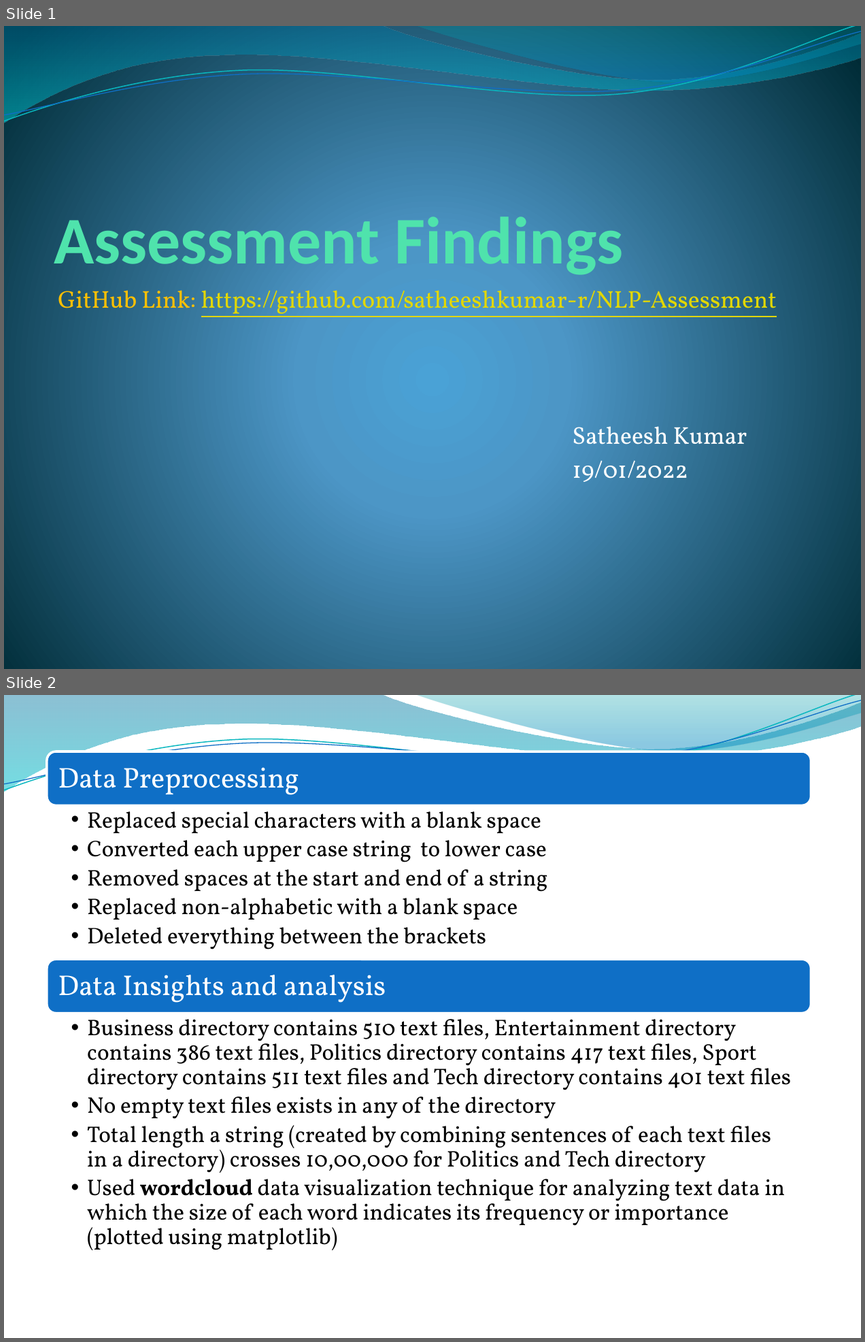
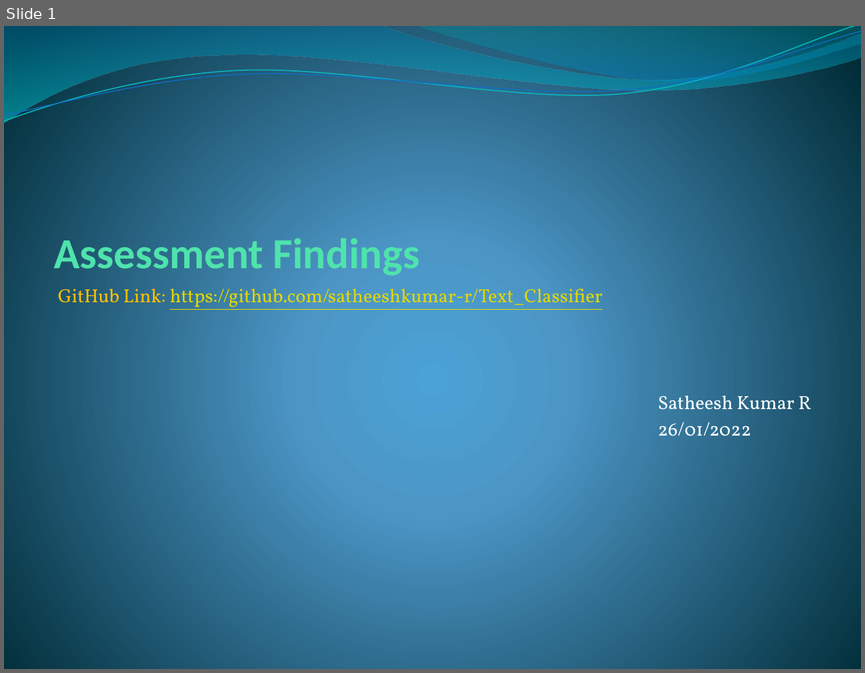
Before and after one commit to satheeshkumar-r/NLP-Assessment, a slide deck: Analysis & Insights.pptx. Shown one above the other, each under a label of ours: slides 1 and 2 before the commit, slide 1 after it. The pictures are 865x1342 and 865x673 pixels, drawn with LibreOffice and Linux fonts; fonts in the diff are those of the drawing; background and template pictures are left out. Boxes give left, top, right and bottom in pixels: in the first picture for what was removed or moved away, otherwise in the second. Text is boxed around its words. In the diff, an @@ line names an element or a change of style, - is before the commit and + after.

```diff
--- a/Analysis & Insights.pptx
+++ b/Analysis & Insights.pptx
@@ slide 2 removed at box(4, 695, 861, 1338), background picture (left out); not listed: 4 template elements that a slide beside it also shows @@
@@ group removed at box(47, 751, 811, 1250): 4 texts, 2 rounded rectangles @@
-Data Preprocessing
-  •• Replaced special characters with a blank space
-  •• Converted each upper case string to lower case
-  •• Removed spaces at the start and end of a string
-  •• Replaced non-alphabetic with a blank space
-  •• Deleted everything between the brackets
-Data Insights and analysis
-  •• Business directory contains 510 text files, Entertainment directory contains 386 text files, Politics directory contains 417 text files, Sport directory contains 511 text files and Tech directory contains 401 text files
-  •• No empty text files exists in any of the directory
-  •• Total length a string (created by combining sentences of each text files in a directory) crosses 10,00,000 for Politics and Tech directory
-  •• Used wordcloud data visualization technique for analyzing text data in which the size of each word indicates its frequency or importance (plotted using matplotlib)
@@ slide 1 changed as well @@
@@ title "Assessment Findings" at box(54, 233, 419, 279): size 56 to 36 pt @@
@@ text at box(58, 284, 811, 436): text changed; size 20.4 to 16 pt @@
-GitHub Link: https://github.com/satheeshkumar-r/NLP-Assessment
-Satheesh Kumar
-19/01/2022
+GitHub Link: https://github.com/satheeshkumar-r/Text_Classifier
+Satheesh Kumar R
+26/01/2022
```
Also in this commit, not shown: 5 slides added, 2 other slides removed, 1 other file.
